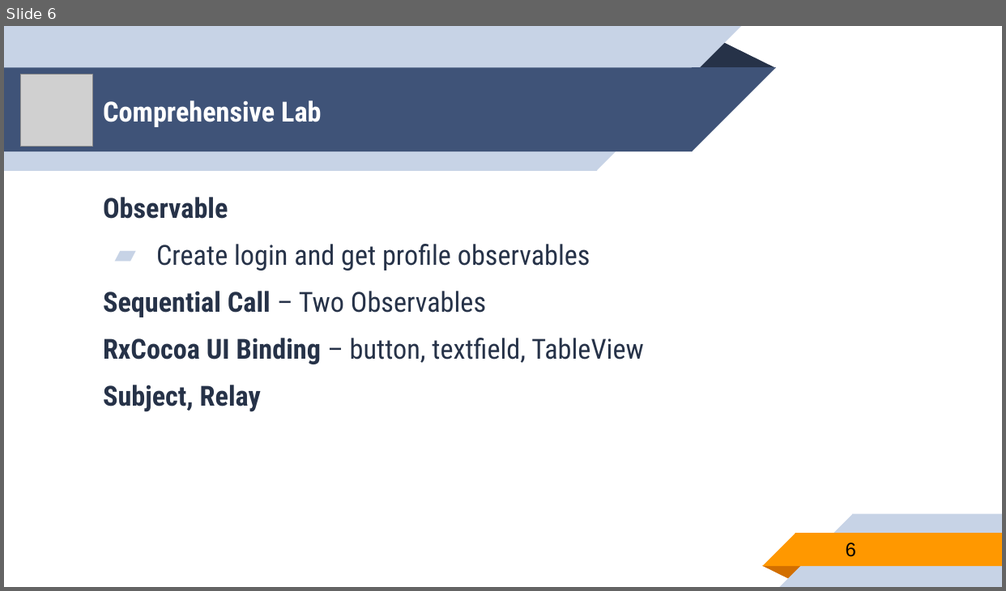
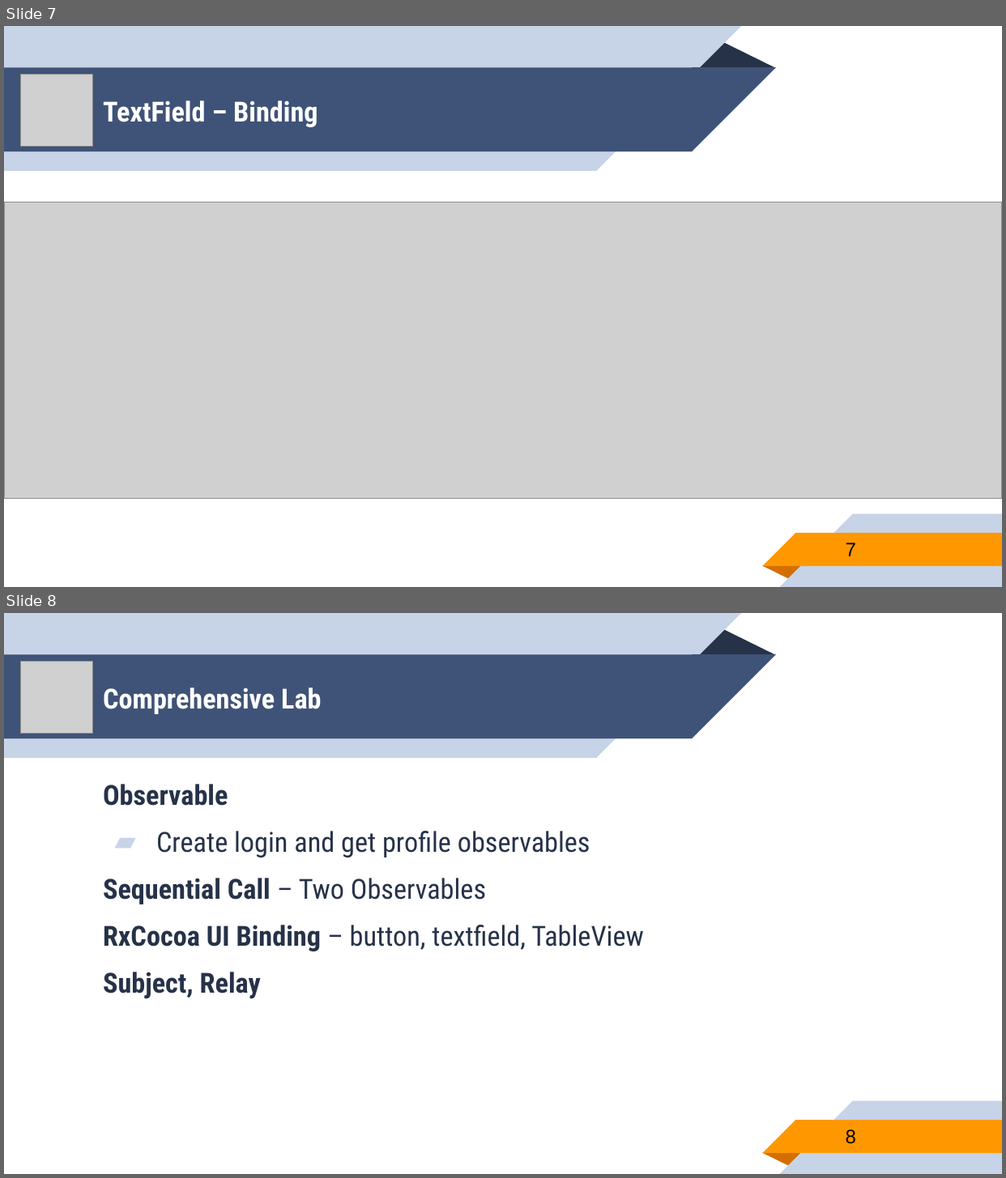
Before and after one commit to younghwankim/RxSwiftClass, a slide deck: RxSwiftBasics/day5/RxSwiftBasics5.pptx. Shown one above the other, each under a label of ours: slide 6 before the commit, slides 7 and 8 after it. The pictures are 1006x591 and 1006x1178 pixels, drawn with LibreOffice and Linux fonts; fonts in the diff are those of the drawing; grey boxes stand for pictures. Boxes give left, top, right and bottom in pixels: in the first picture for what was removed or moved away, otherwise in the second. Text is boxed around its words. In the diff, an @@ line names an element or a change of style, - is before the commit and + after.

```diff
--- a/RxSwiftBasics/day5/RxSwiftBasics5.pptx
+++ b/RxSwiftBasics/day5/RxSwiftBasics5.pptx
@@ slide 7 added at (4,26,1002,587), background #FFFFFF; not listed: 10 template elements that a slide beside it also shows @@
@@ picture added at (21,74,94,147) @@
@@ title added at (103,101,317,127), 20 pt, text #FFFFFF, bold @@
+TextField – Binding
@@ picture added at (4,202,1002,498) @@
@@ page number added at (846,543,856,557), 14 pt, text #000000 @@
+7
@@ what was slide 6 is now slide 8 @@
@@ page number at (846,1130,856,1144): text changed @@
-6
+8
```
Also in this commit, not shown: 1 other slide added, 1 other file.
